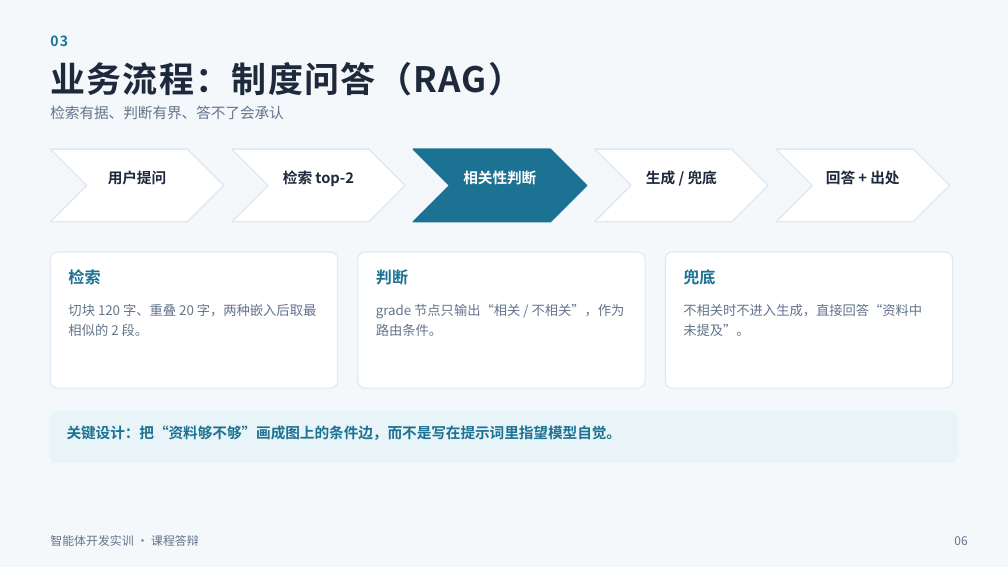
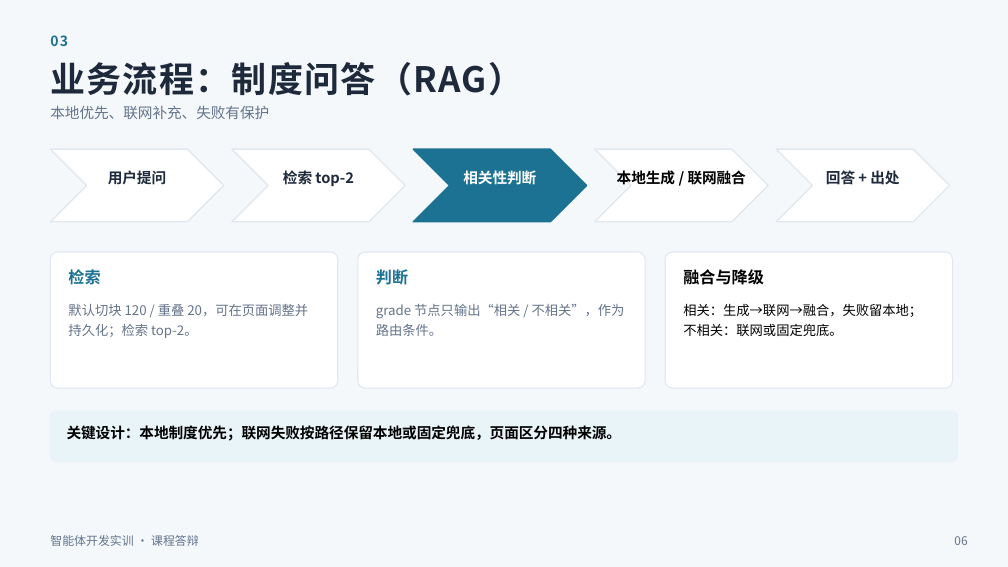
Before and after one commit to 1y1-dotcom/--langchain, a slide deck: slide 6 of 答辩PPT.pptx. Drawn at 1008x567 pixels with LibreOffice and Linux fonts; fonts in the diff are those of the drawing. Boxes give left, top, right and bottom in pixels: in the first picture for what was removed or moved away, otherwise in the second. Text is boxed around its words. In the diff, an @@ line names an element or a change of style, - is before the commit and + after.

```diff
--- a/答辩PPT.pptx
+++ b/答辩PPT.pptx
@@ text at (x1=50, y1=105, x2=269, y2=119): text changed @@
-检索有据、判断有界、答不了会承认
+本地优先、联网补充、失败有保护
@@ text at (x1=617, y1=169, x2=746, y2=188): text changed; text colour #1E293B to #000000 @@
-生成 / 兜底
+本地生成 / 联网融合
@@ text at (x1=683, y1=269, x2=764, y2=285): text changed; text colour #1C7293 to #000000 @@
-兜底
+融合与降级
@@ text at (x1=68, y1=304, x2=308, y2=338): text changed @@
-切块 120 字、重叠 20 字，两种嵌入后取最相似的 2 段。
+默认切块 120 / 重叠 20，可在页面调整并持久化；检索 top-2。
@@ text at (x1=683, y1=304, x2=922, y2=336): text changed; text colour #64748B to #000000 @@
-不相关时不进入生成，直接回答“资料中未提及”。
+相关：生成→联网→融合，失败留本地；不相关：联网或固定兜底。
@@ text at (x1=67, y1=425, x2=622, y2=441): text changed; text colour #1C7293 to #000000 @@
-关键设计：把“资料够不够”画成图上的条件边，而不是写在提示词里指望模型自觉。
+关键设计：本地制度优先；联网失败按路径保留本地或固定兜底，页面区分四种来源。
```
Also in this commit, not shown: 11 other slides changed, 12 other files.
